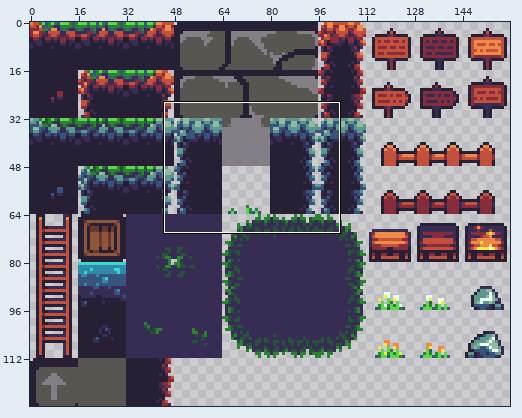
Sprite sheet, stored at assets/forrest/tiles.png. Above: a wide view before the commit, with the close-up outlined.
Close-up. First the earlier version:
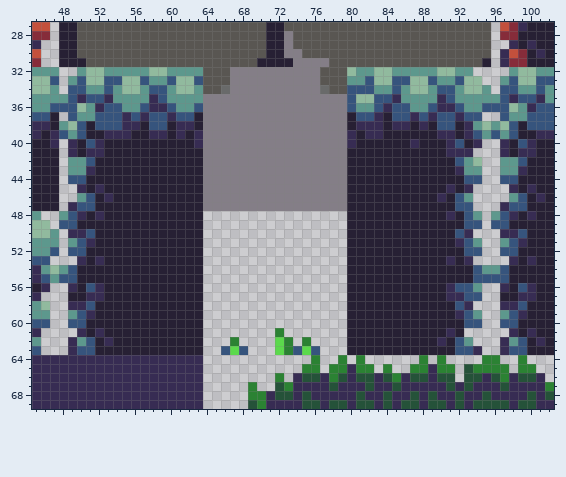
The file is 160x128 pixels. Colours within 5 levels of each other are drawn and written as one. Shown: x 45..102, y 27..69.
The same view after the edit:
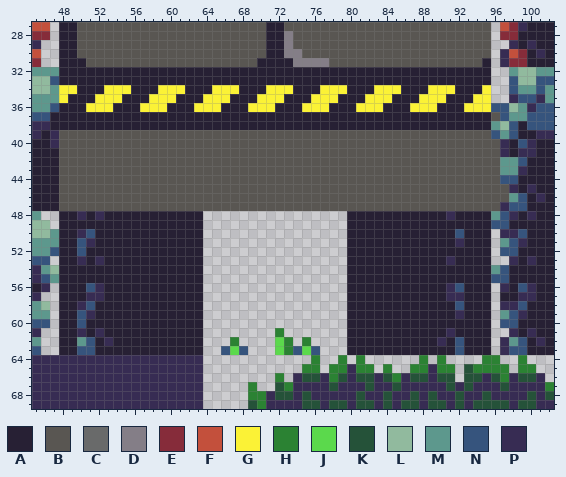
Palette (. is transparent): A #272034  B #595652  C #696a6a  D #847e87  E #862c3a  F #c3503c  G #fbf236  H #2b8233  J #5bd94c  K #255239  L #91ba9e  M #5d988d  N #36547d  P #372c53
The author wrote: Add warning area
Changes in this commit:
Changed rows in their new state; - is an unchanged pixel.
first column x 48:
32 AAAAAAAAAAAAAAAAAAAAAAAAAAAAAAAAAAAAAAAAAAAAAAAA--
33 AAAAAAAAAAAAAAAAAAAAAAAAAAAAAAAAAAAAAAAAAAAAAAAA-.
34 GGAAAGGGAAAGGGAAAGGGAAAGGGAAAGGGAAAGGGAAAGGGAAAG-.
35 GAAAGGGAAAGGGAAAGGGAAAGGGAAAGGGAAAGGGAAAGGGAAAGG..
36 AAAGGGAAAGGGAAAGGGAAAGGGAAAGGGAAAGGGAAAGGGAAAGGG--
37 AAAAAAAAAAAAAAA-AAAAAAAAAAAAAAAA-AAA-AAAAAAAAAAAB-
38 AAA-AAAAA-AA-AA-AAAAAAAAAAAAAAAA-AAA-AA-A-AA-AAA--
39 BBBBBBBBBBBBBBBBBBBBBBBBBBBBBBBBBBBBBBBBBBBBBBBB--
40 BBBBBBBBBBBBBBBBBBBBBBBBBBBBBBBBBBBBBBBBBBBBBBBBB-
41 BBBBBBBBBBBBBBBBBBBBBBBBBBBBBBBBBBBBBBBBBBBBBBBBB-
42 BBBBBBBBBBBBBBBBBBBBBBBBBBBBBBBBBBBBBBBBBBBBBBBBB-
43 BBBBBBBBBBBBBBBBBBBBBBBBBBBBBBBBBBBBBBBBBBBBBBBBB-
44 BBBBBBBBBBBBBBBBBBBBBBBBBBBBBBBBBBBBBBBBBBBBBBBBB-
45 BBBBBBBBBBBBBBBBBBBBBBBBBBBBBBBBBBBBBBBBBBBBBBBBBB
46 BBBBBBBBBBBBBBBBBBBBBBBBBBBBBBBBBBBBBBBBBBBBBBBBBB
47 BBBBBBBBBBBBBBBBBBBBBBBBBBBBBBBBBBBBBBBBBBBBBBBBB-
48 AA-------------------------------------------AAA--
49 AA-------------------------------------------AAA--
50 AA-------------------------------------------AAA--
51 AA-------------------------------------------AAA--
52 AA-------------------------------------------AAA--
53 AA-------------------------------------------AAA--
54 AA--------------------------------------------AA--
55 AA--------------------------------------------AA--
56 AA-------------------------------------------AAA--
57 A--------------------------------------------AAA--
58 AA-------------------------------------------AAA--
59 AA-------------------------------------------AAA--
60 AA-------------------------------------------AAA--
61 AA-------------------------------------------AAA--
62 AA-------------------------------------------AAA--
63 AA-------------------------------------------AAA--
